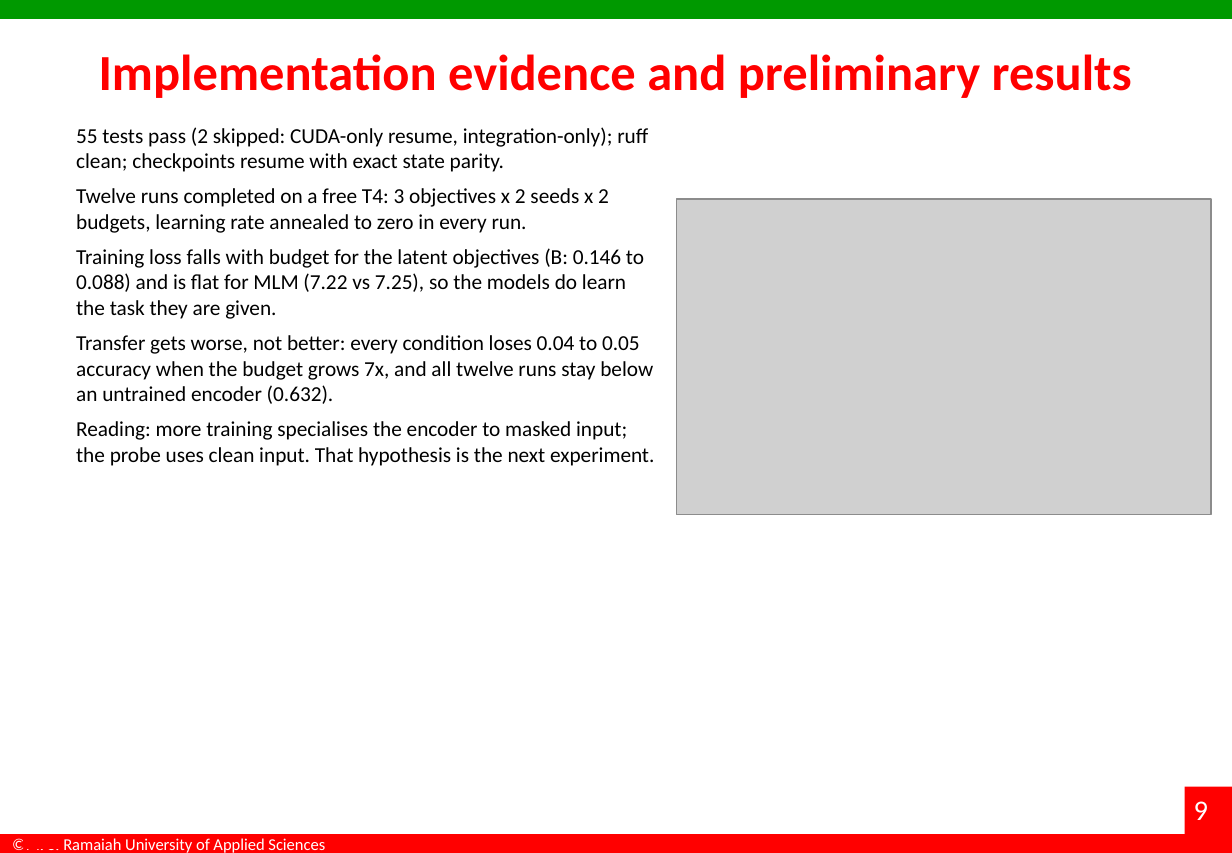
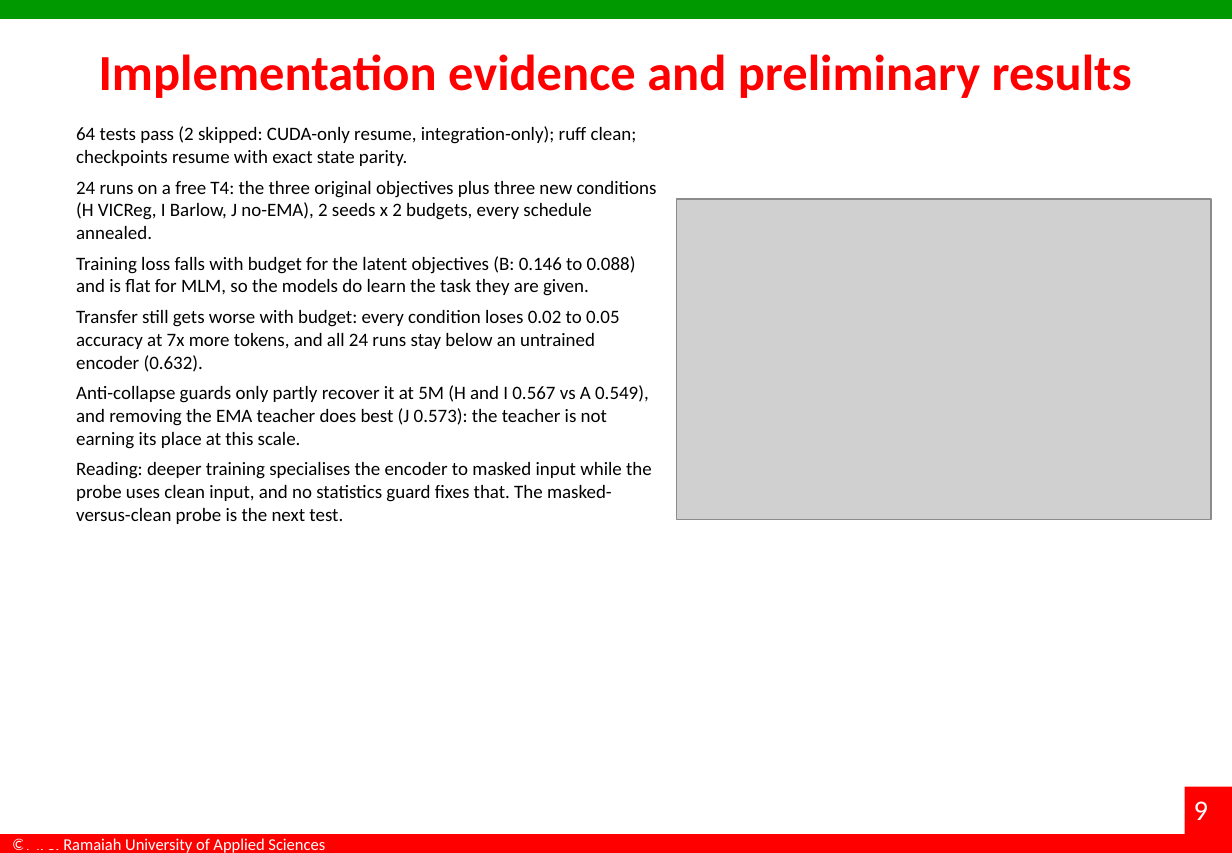
Before and after one commit to dakshadev/7th-sem, a slide deck: slide 9 of docs/Interim_Project_Presentation_7th-sem.pptx. Drawn at 1232x853 pixels with LibreOffice and Linux fonts; fonts in the diff are those of the drawing; grey boxes stand for pictures; background and template pictures are left out. Boxes give left, top, right and bottom in pixels: in the first picture for what was removed or moved away, otherwise in the second. Text is boxed around its words. In the diff, an @@ line names an element or a change of style, - is before the commit and + after.

```diff
--- a/docs/Interim_Project_Presentation_7th-sem.pptx
+++ b/docs/Interim_Project_Presentation_7th-sem.pptx
@@ text at <box>76,126,657,524</box>: text changed; size 13.5 to 12 pt @@
-55 tests pass (2 skipped: CUDA-only resume, integration-only); ruff clean; checkpoints resume with exact state parity.
-Twelve runs completed on a free T4: 3 objectives x 2 seeds x 2 budgets, learning rate annealed to zero in every run.
-Training loss falls with budget for the latent objectives (B: 0.146 to 0.088) and is flat for MLM (7.22 vs 7.25), so the models do learn the task they are given.
-Transfer gets worse, not better: every condition loses 0.04 to 0.05 accuracy when the budget grows 7x, and all twelve runs stay below an untrained encoder (0.632).
-Reading: more training specialises the encoder to masked input; the probe uses clean input. That hypothesis is the next experiment.
+64 tests pass (2 skipped: CUDA-only resume, integration-only); ruff clean; checkpoints resume with exact state parity.
+24 runs on a free T4: the three original objectives plus three new conditions (H VICReg, I Barlow, J no-EMA), 2 seeds x 2 budgets, every schedule annealed.
+Training loss falls with budget for the latent objectives (B: 0.146 to 0.088) and is flat for MLM, so the models do learn the task they are given.
+Transfer still gets worse with budget: every condition loses 0.02 to 0.05 accuracy at 7x more tokens, and all 24 runs stay below an untrained encoder (0.632).
+Anti-collapse guards only partly recover it at 5M (H and I 0.567 vs A 0.549), and removing the EMA teacher does best (J 0.573): the teacher is not earning its place at this scale.
+Reading: deeper training specialises the encoder to masked input while the probe uses clean input, and no statistics guard fixes that. The masked-versus-clean probe is the next test.
@@ picture: place and size @@
-picture at <box>677,199,1212,515</box>
+picture at <box>677,199,1212,520</box>
```
Also in this commit, not shown: 3 other files.
